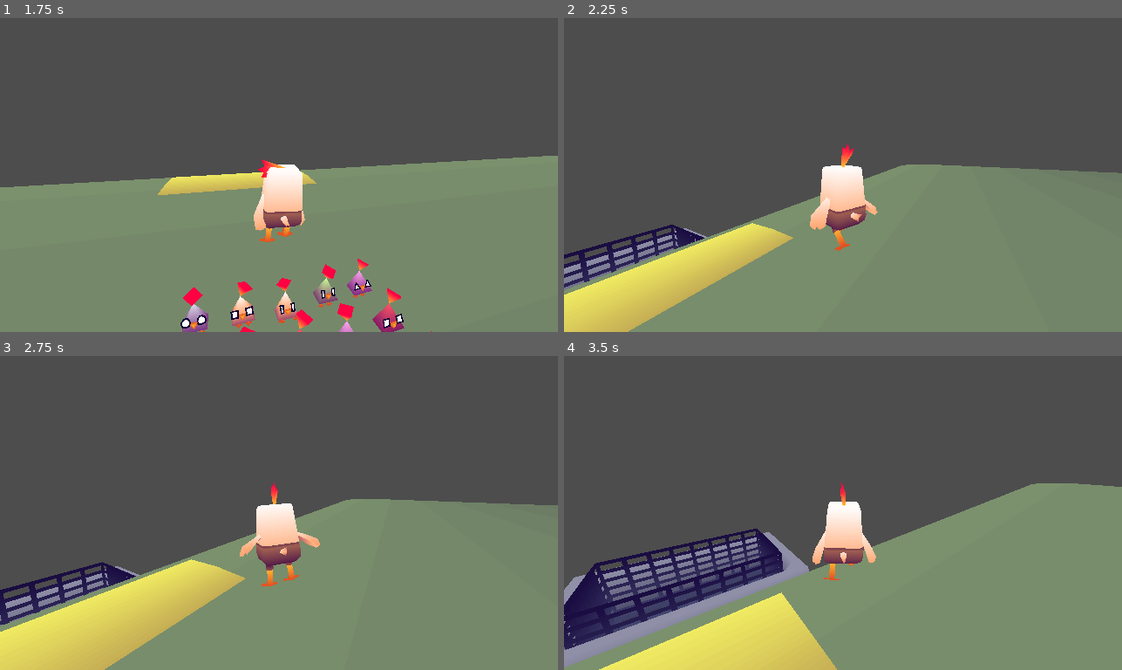
Above: before the commit, frames 1-4 (two rows, left to right).
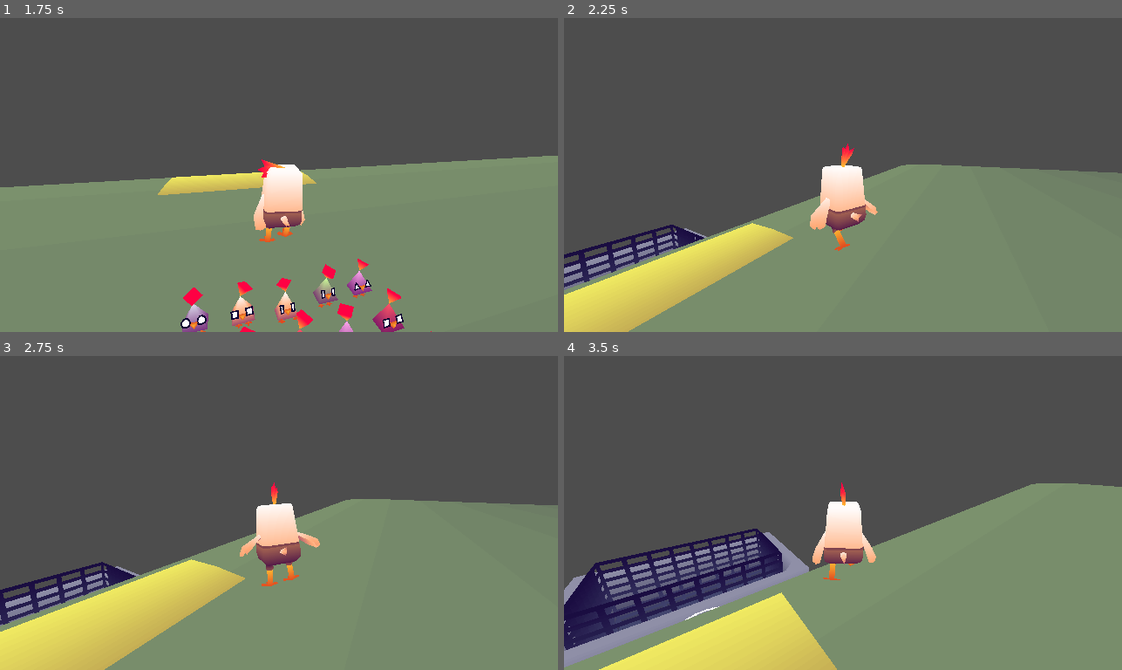
Above: after the commit, the same moments.

Repository: Cucumber-Maki/UoP-2025
Game: Godot game, scene res://scenes/splashScreen/splashScreen.tscn
The game is run twice, just before and just after one commit, with the same random seed, the same clock (stepped at 60 frames per second) and the same inputs.
Inputs (mouse positions are in pixels of both pictures, inside the frame that each line leads up to):
- Up to frame 1 (1.75 s): tap Enter at 0.5 s; move the mouse to (401, 159) at 0.52 s; hold D (player_move_right) 0.53-1.28 s; tap E (player_interact) at 0.6, 1.35 s; tap Space (player_move_jump) at 0.77, 1.52 s; move the mouse to (251, 175) at 1.27 s; hold W (player_move_forward) from 1.28 s (still down)
- Up to frame 2 (2.25 s): keep holding W (player_move_forward); move the mouse to (854, 168) at 2.02 s; tap E (player_interact) at 2.1 s
- Up to frame 3 (2.75 s): keep holding W (player_move_forward)
- Up to frame 4 (3.5 s): keep holding W (player_move_forward); move the mouse to (837, 519) at 2.77 s; tap E (player_interact) at 2.85 s; tap Space (player_move_jump) at 3.02 s

Frame 1 is identical in both runs. In frame 2, less than 0.1% of the frame differs, in the area x 0-25%, y 66-86%; in frame 3, less than 0.1%; in frame 4, 0.4%, in the area x 0-44%, y 55-94%.

Commit message:
fix: Rotated the fryer.

Diff:
--- a/prefabs/level1.tscn
+++ b/prefabs/level1.tscn
@@ -74,7 +74,7 @@
 [node name="Game Logic" type="Node" parent="."]
 
 [node name="Fryer" parent="Game Logic" node_paths=PackedStringArray("podium") instance=ExtResource("3_r1f7g")]
-transform = Transform3D(1, 0, 0, 0, 1, 0, 0, 0, 1, 2, -23, -44)
+transform = Transform3D(-1, 0, 8.74228e-08, 0, 1, 0, -8.74228e-08, 0, -1, 2, -23, -44)
 podium = NodePath("../Podium/Target")
 
 [node name="Podium" parent="Game Logic" instance=ExtResource("4_3kluf")]
Not shown: 1 places in prefabs/level1.tscn that only renumber resources
